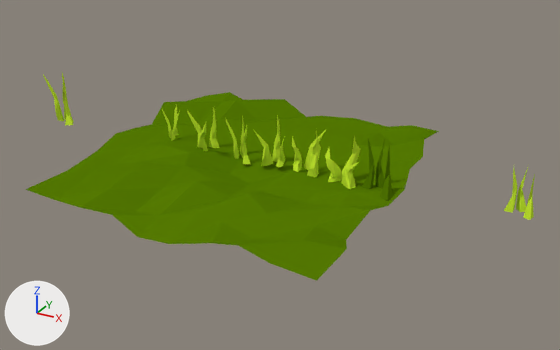
The Blender file Assets/Models/Doodads/grass.blend as it was, and as the next commit left it.
Both versions are drawn from a 50 mm camera at (18.6, -29.1, 12.9) aimed at (2.7, -0.1, -1.6). Every picture has the same lights, and +X, +Y and +Z are marked at lower left.

Objects in the first picture: 'Cube', 'Cube.001', 'Cube.002', 'Cube.018', 'Cube.019', 'Cube.020', 'Plane', 'g1', 'g2', 'g3', 'g4', 'g5', 'g6', 'g7'.
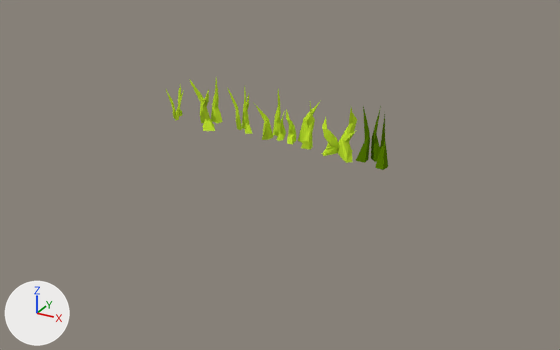
Where the newer file only moved an object's origin or applied its transform, the numbers keep the older frame.

What changed in the scene script:
```text
Change me_cube_024:
    where me_cube_024.from_pydata(...)  # 52 vertices, 60 faces; spans x -0.4..0.84, y -0.8..0.53, z -0.83..0.98
    used by ob_g2; location = (-1.77, -0.05, -0.37); scale = (1.33, 1.33, 1.33)
    me_cube_024 part 1: the whole mesh is moved by (-0.27, 0.61, 0.95)
Change me_cube_018:
    where me_cube_018.from_pydata(...)  # 52 vertices, 46 faces; spans x -0.48..0.86, y -0.31..0.74, z -1.11..1.77
    used by ob_g1; location = (-3.59, -0.05, -0.28); scale = (0.639, 0.639, 0.639)
    me_cube_018 part 2: the whole mesh is moved by (-0.19, 0.91, 1.29)
Change me_cube_013:
    where me_cube_013.from_pydata(...)  # 52 vertices, 60 faces; spans x -0.127..0.585, y -0.162..0.441, z -0.522..0.413
    used by ob_g6; location = (5.34, -0.22, -0.23); scale = (2.5, 2.5, 2.5)
    me_cube_013 part 3: the whole mesh is moved by (-0.183, 0.232, 0.455)
Change me_cube_010:
    where me_cube_010.from_pydata(...)  # 52 vertices, 60 faces; spans x -0.171..0.774, y -0.233..0.395, z -0.718..0.65
    used by ob_g5; location = (3.5, 0.0, -0.08); scale = (1.69, 1.69, 1.69)
    me_cube_010 part 4: the whole mesh is moved by (-0.293, 0.203, 0.663)
Change me_cube_008:
    where me_cube_008.from_pydata(...)  # 52 vertices, 60 faces; spans x -0.4..0.61, y -0.17..0.6, z -0.67..1.1
    used by ob_g4; location = (1.91, -0.1, -0.38); scale = (1.4, 1.4, 1.4)
    me_cube_008 part 5: the whole mesh is moved by (-0.19, 0.38, 0.77)
Change me_cube_002:
    where me_cube_002.from_pydata(...)  # 52 vertices, 60 faces; spans x -0.48..1.14, y -0.43..0.55, z -1.3..1.57
    used by ob_g3; location = (0.2, -0.05, -0.37); scale = (0.797, 0.797, 0.797)
    me_cube_002 part 6: the whole mesh is moved by (-0.36, 0.89, 1.58)
Remove ob_cube_002:
    ob_cube_002 = bpy.data.objects.new('Cube.002', me_cube_036)
    ob_cube_002.location = (13.57, 0.27, 0.0)
    ob_cube_002.rotation_euler = (0.0, 0.0, 2.358)  # degrees (0, 0, 135)
Remove ob_cube_001:
    ob_cube_001 = bpy.data.objects.new('Cube.001', me_cube_035)
    ob_cube_001.location = (13.96, -0.25, 0.0)
    ob_cube_001.rotation_euler = (0.0, 0.0, 1.429)  # degrees (0, 0, 82)
Remove ob_cube:
    ob_cube = bpy.data.objects.new('Cube', me_cube_034)
    ob_cube.location = (13.13, 0.0, 0.0)
Remove ob_cube_020:
    ob_cube_020 = bpy.data.objects.new('Cube.020', me_cube_027)
    ob_cube_020.location = (-11.05, -0.05, -0.08)
    ob_cube_020.rotation_euler = (0.0, -0.167, 0.469)  # degrees (0, -9.6, 27)
    ob_cube_020.scale = (1.12, 1.0, 0.944)
Remove ob_cube_019:
    ob_cube_019 = bpy.data.objects.new('Cube.019', me_cube_026)
    ob_cube_019.location = (-10.68, 0.34, -0.09)
    ob_cube_019.rotation_euler = (-0.0536, 0.0, 2.752)  # degrees (-3.1, 0, 158)
    ob_cube_019.scale = (0.635, 1.33, 1.33)
Remove ob_cube_018:
    ob_cube_018 = bpy.data.objects.new('Cube.018', me_cube_025)
    ob_cube_018.location = (-10.24, -0.07, -0.19)
    ob_cube_018.rotation_euler = (0.0, 0.0, -0.918)  # degrees (0, 0, -53)
    ob_cube_018.scale = (0.0921, 0.0921, 1.15)
Remove ob_plane:
    ob_plane = bpy.data.objects.new('Plane', me_plane)
    ob_plane.location = (0.89, 0.0, -1.28)
    ob_plane.rotation_euler = (0.0388, 0.00954, 0.0128)  # degrees (2.2, 0.5, 0.7)
    ob_plane.scale = (7.23, 7.23, 7.23)
```

What differs and where, as boxes [x1, y1, x2, y2] in the pictures (560 x 350 px):
'Plane', deleted (green): before [26, 92, 439, 281]
'g6', mesh moved: before [325, 137, 361, 189]; after [322, 108, 357, 163]
'g5', mesh moved: before [292, 130, 326, 177]; after [286, 102, 320, 150]
'g2', mesh moved: before [187, 107, 219, 151]; after [190, 78, 223, 131]
'g4', mesh moved: before [255, 115, 285, 167]; after [253, 90, 286, 141]
'g3', mesh moved: before [225, 115, 250, 164]; after [228, 86, 253, 134]
'g1', mesh moved: before [162, 104, 180, 141]; after [166, 85, 184, 121]
'Cube.002', deleted: before [516, 168, 528, 212]
'Cube', deleted: before [504, 169, 517, 213]
'Cube.001', deleted: before [523, 174, 535, 220]
'Cube.020', deleted: before [43, 74, 64, 122]
'Cube.018', deleted: before [62, 81, 74, 125]
'Cube.019', deleted: before [62, 73, 71, 120]
